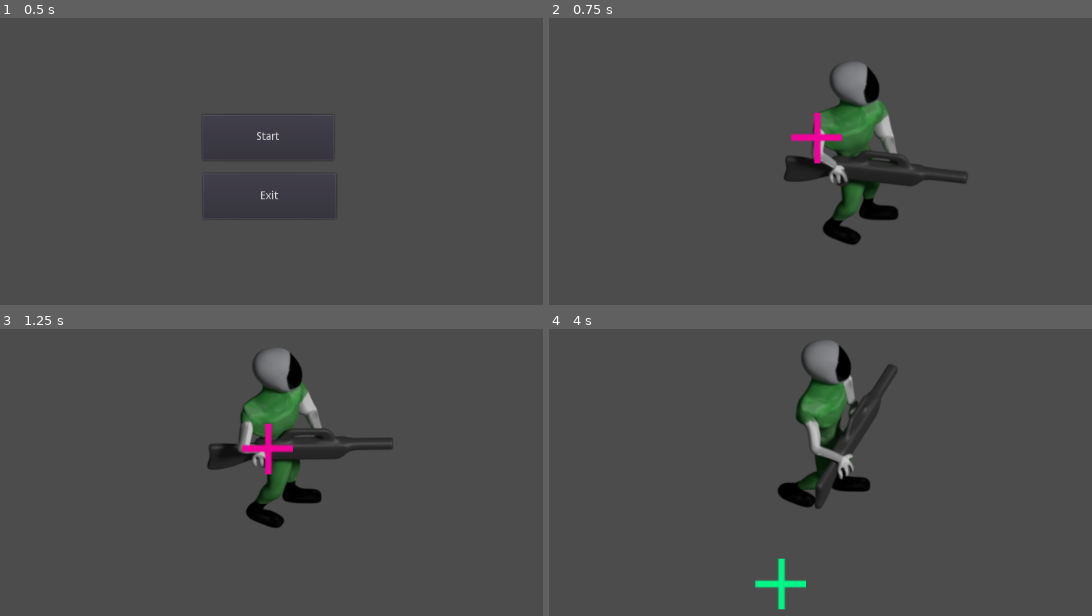
Above: before the commit, frames 1-4 (two rows, left to right).
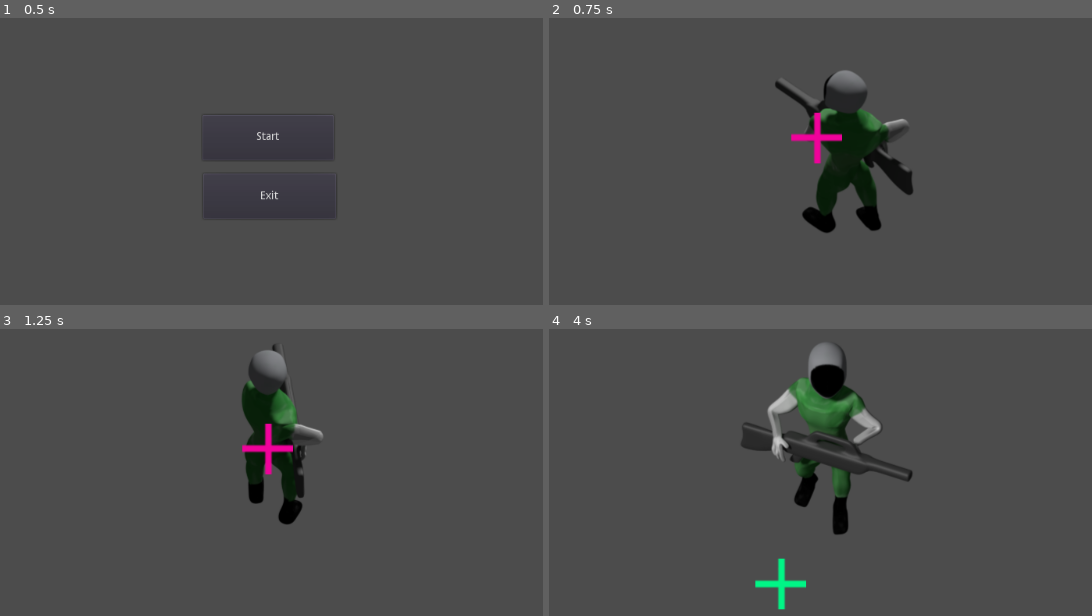
Above: after the commit, the same moments.

Repository: z80/iland
Game: Godot game, scene res://menus/2d_menu.tscn
The game is run twice, just before and just after one commit, with the same random seed, the same clock (stepped at 60 frames per second) and the same inputs.
Inputs (mouse positions are in pixels of both pictures, inside the frame that each line leads up to):
- Up to frame 1 (0.5 s): no input
- Up to frame 2 (0.75 s): click "Start" at 0.5 s
- Up to frame 3 (1.25 s): no input
- Up to frame 4 (4 s): move the mouse to (999, 466) at 1.27 s; hold Right (ui_right) 1.28-2.03 s; move the mouse to (663, 512) at 2.02 s; hold Down (ui_down) 2.03-2.78 s; move the mouse to (901, 386) at 2.77 s; hold Right (ui_right) 2.78-3.53 s; move the mouse to (782, 584) at 3.52 s; hold Up (ui_up) from 3.53 s (still down)

Frame 1 is identical in both runs. In frame 2, 7.1% of the frame differs, in the area x 41-78%, y 15-80%; in frame 3, 6.1%; in frame 4, 6.5%.

Commit message:
a

Diff:
--- a/project/player/Player.gd
+++ b/project/player/Player.gd
@@ -39,14 +39,50 @@
 		new_anim = ANIM_WALK
 	else:
 		new_anim = ANIM_IDLE
-	if ( anim != new_anim ):
+	var update_animation = false
+	var new_dir = _compute_dir()
+	if ( dir != new_dir ):
+		update_animation = true
+		dir = new_dir
+	if ( update_animation or (anim != new_anim) ):
 		anim = new_anim
+		var dir_stri = null
+		if ( dir == DIR_000 ):
+			dir_stri = '_000'
+		elif ( dir == DIR_045 ):
+			dir_stri = '_045'
+		elif ( dir == DIR_090 ):
+			dir_stri = '_090'
+		elif ( dir == DIR_135 ):
+			dir_stri = '_135'
+		elif ( dir == DIR_180 ):
+			dir_stri = '_180'
+		elif ( dir == DIR_225 ):
+			dir_stri = '_225'
+		elif ( dir == DIR_270 ):
+			dir_stri = '_270'
+		elif ( dir == DIR_315 ):
+			dir_stri = '_315'
+		else:
+			new_dir = _compute_dir()
 		if ( anim == ANIM_WALK ):
-			$AnimatedSprite.animation = 'Walk_000'
+			$AnimatedSprite.animation = 'Walk' + dir_stri
 		elif ( anim == ANIM_IDLE ):
-			$AnimatedSprite.animation = 'Idle_000'
+			$AnimatedSprite.animation = 'Idle' + dir_stri
 	#$AnimatedSprite.play()
 	v.y *= 0.5
 	v *= move_speed
 	print( "v: ", v )
 	move_and_slide( v )
+
+
+func _compute_dir():
+	var c_at = crosshair.position
+	var p_at = position
+	var a = c_at - p_at
+	var angle = atan2( a.y, a.x )
+	var _pi_4 = PI*0.25
+	var d = int(round( angle / _pi_4 ))
+	if ( d < 0 ):
+		d += 8
+	return d
--- a/project/player/Player.tscn
+++ b/project/player/Player.tscn
@@ -7,13 +7,96 @@
 [ext_resource path="res://player/sprites/Walk_000_3.png" type="Texture" id=5]
 [ext_resource path="res://player/sprites/Idle_000_0.png" type="Texture" id=6]
 [ext_resource path="res://player/sprites/Idle_000_3.png" type="Texture" id=7]
-[ext_resource path="res://player/sprites/Fire_000_2.png" type="Texture" id=8]
+[ext_resource path="res://player/sprites/Idle_180_0.png" type="Texture" id=8]
 [ext_resource path="res://player/sprites/Idle_000_1.png" type="Texture" id=9]
 [ext_resource path="res://player/sprites/Fire_000_0.png" type="Texture" id=10]
 [ext_resource path="res://player/sprites/Idle_000_2.png" type="Texture" id=11]
 [ext_resource path="res://player/sprites/Idle_000_4.png" type="Texture" id=12]
 [ext_resource path="res://player/sprites/Walk_000_4.png" type="Texture" id=13]
 [ext_resource path="res://player/sprites/Fire_000_1.png" type="Texture" id=14]
+[ext_resource path="res://player/sprites/Idle_135_4.png" type="Texture" id=15]
+[ext_resource path="res://player/sprites/Idle_090_2.png" type="Texture" id=16]
+[ext_resource path="res://player/sprites/Fire_045_0.png" type="Texture" id=17]
+[ext_resource path="res://player/sprites/Fire_090_0.png" type="Texture" id=18]
+[ext_resource path="res://player/sprites/Fire_180_0.png" type="Texture" id=19]
+[ext_resource path="res://player/sprites/Fire_270_0.png" type="Texture" id=20]
+[ext_resource path="res://player/sprites/Fire_045_1.png" type="Texture" id=21]
+[ext_resource path="res://player/sprites/Fire_135_1.png" type="Texture" id=22]
+[ext_resource path="res://player/sprites/Fire_225_0.png" type="Texture" id=23]
+[ext_resource path="res://player/sprites/Fire_225_1.png" type="Texture" id=24]
+[ext_resource path="res://player/sprites/Fire_315_0.png" type="Texture" id=25]
+[ext_resource path="res://player/sprites/Fire_315_1.png" type="Texture" id=26]
+[ext_resource path="res://player/sprites/Fire_135_0.png" type="Texture" id=27]
+[ext_resource path="res://player/sprites/Fire_090_1.png" type="Texture" id=28]
+[ext_resource path="res://player/sprites/Fire_270_1.png" type="Texture" id=29]
+[ext_resource path="res://player/sprites/Fire_180_1.png" type="Texture" id=30]
+[ext_resource path="res://player/sprites/Idle_045_0.png" type="Texture" id=31]
+[ext_resource path="res://player/sprites/Idle_090_1.png" type="Texture" id=32]
+[ext_resource path="res://player/sprites/Idle_045_1.png" type="Texture" id=33]
+[ext_resource path="res://player/sprites/Idle_045_3.png" type="Texture" id=34]
+[ext_resource path="res://player/sprites/Idle_090_0.png" type="Texture" id=35]
+[ext_resource path="res://player/sprites/Idle_045_2.png" type="Texture" id=36]
+[ext_resource path="res://player/sprites/Idle_045_4.png" type="Texture" id=37]
+[ext_resource path="res://player/sprites/Idle_225_1.png" type="Texture" id=38]
+[ext_resource path="res://player/sprites/Idle_270_2.png" type="Texture" id=39]
+[ext_resource path="res://player/sprites/Idle_270_3.png" type="Texture" id=40]
+[ext_resource path="res://player/sprites/Idle_315_4.png" type="Texture" id=41]
+[ext_resource path="res://player/sprites/Walk_090_3.png" type="Texture" id=42]
+[ext_resource path="res://player/sprites/Walk_090_4.png" type="Texture" id=43]
+[ext_resource path="res://player/sprites/Walk_135_0.png" type="Texture" id=44]
+[ext_resource path="res://player/sprites/Walk_135_1.png" type="Texture" id=45]
+[ext_resource path="res://player/sprites/Walk_135_2.png" type="Texture" id=46]
+[ext_resource path="res://player/sprites/Idle_315_0.png" type="Texture" id=47]
+[ext_resource path="res://player/sprites/Idle_270_4.png" type="Texture" id=48]
+[ext_resource path="res://player/sprites/Walk_045_0.png" type="Texture" id=49]
+[ext_resource path="res://player/sprites/Idle_180_3.png" type="Texture" id=50]
+[ext_resource path="res://player/sprites/Idle_225_0.png" type="Texture" id=51]
+[ext_resource path="res://player/sprites/Idle_225_2.png" type="Texture" id=52]
+[ext_resource path="res://player/sprites/Idle_270_1.png" type="Texture" id=53]
+[ext_resource path="res://player/sprites/Walk_090_1.png" type="Texture" id=54]
+[ext_resource path="res://player/sprites/Idle_270_0.png" type="Texture" id=55]
+[ext_resource path="res://player/sprites/Idle_225_3.png" type="Texture" id=56]
+[ext_resource path="res://player/sprites/Walk_045_1.png" type="Texture" id=57]
+[ext_resource path="res://player/sprites/Walk_090_2.png" type="Texture" id=58]
+[ext_resource path="res://player/sprites/Idle_180_2.png" type="Texture" id=59]
+[ext_resource path="res://player/sprites/Walk_045_2.png" type="Texture" id=60]
+[ext_resource path="res://player/sprites/Walk_135_3.png" type="Texture" id=61]
+[ext_resource path="res://player/sprites/Idle_315_3.png" type="Texture" id=62]
+[ext_resource path="res://player/sprites/Walk_045_3.png" type="Texture" id=63]
+[ext_resource path="res://player/sprites/Idle_180_4.png" type="Texture" id=64]
+[ext_resource path="res://player/sprites/Walk_090_0.png" type="Texture" id=65]
+[ext_resource path="res://player/sprites/Idle_315_1.png" type="Texture" id=66]
+[ext_resource path="res://player/sprites/Idle_225_4.png" type="Texture" id=67]
+[ext_resource path="res://player/sprites/Idle_315_2.png" type="Texture" id=68]
+[ext_resource path="res://player/sprites/Walk_045_4.png" type="Texture" id=69]
+[ext_resource path="res://player/sprites/Walk_180_3.png" type="Texture" id=70]
+[ext_resource path="res://player/sprites/Walk_315_3.png" type="Texture" id=71]
+[ext_resource path="res://player/sprites/Walk_315_2.png" type="Texture" id=72]
+[ext_resource path="res://player/sprites/Walk_225_4.png" type="Texture" id=73]
+[ext_resource path="res://player/sprites/Walk_180_0.png" type="Texture" id=74]
+[ext_resource path="res://player/sprites/Walk_315_0.png" type="Texture" id=75]
+[ext_resource path="res://player/sprites/Walk_315_1.png" type="Texture" id=76]
+[ext_resource path="res://player/sprites/Walk_315_4.png" type="Texture" id=77]
+[ext_resource path="res://player/sprites/Walk_270_2.png" type="Texture" id=78]
+[ext_resource path="res://player/sprites/Walk_225_2.png" type="Texture" id=79]
+[ext_resource path="res://player/sprites/Walk_135_4.png" type="Texture" id=80]
+[ext_resource path="res://player/sprites/Walk_180_1.png" type="Texture" id=81]
+[ext_resource path="res://player/sprites/Walk_180_4.png" type="Texture" id=82]
+[ext_resource path="res://player/sprites/Walk_225_0.png" type="Texture" id=83]
+[ext_resource path="res://player/sprites/Walk_180_2.png" type="Texture" id=84]
+[ext_resource path="res://player/sprites/Walk_270_3.png" type="Texture" id=85]
+[ext_resource path="res://player/sprites/Walk_270_0.png" type="Texture" id=86]
+[ext_resource path="res://player/sprites/Walk_225_3.png" type="Texture" id=87]
+[ext_resource path="res://player/sprites/Walk_270_1.png" type="Texture" id=88]
+[ext_resource path="res://player/sprites/Walk_225_1.png" type="Texture" id=89]
+[ext_resource path="res://player/sprites/Walk_270_4.png" type="Texture" id=90]
+[ext_resource path="res://player/sprites/Idle_135_2.png" type="Texture" id=91]
+[ext_resource path="res://player/sprites/Idle_135_1.png" type="Texture" id=92]
+[ext_resource path="res://player/sprites/Idle_135_3.png" type="Texture" id=93]
+[ext_resource path="res://player/sprites/Idle_135_0.png" type="Texture" id=94]
+[ext_resource path="res://player/sprites/Idle_090_3.png" type="Texture" id=95]
+[ext_resource path="res://player/sprites/Idle_090_4.png" type="Texture" id=96]
+[ext_resource path="res://player/sprites/Idle_180_1.png" type="Texture" id=97]
 
 [sub_resource type="SpriteFrames" id=1]
 animations = [ {
@@ -22,7 +105,7 @@
 "name": "Walk_000",
 "speed": 7.0
 }, {
-"frames": [ ExtResource( 10 ), ExtResource( 14 ), ExtResource( 8 ) ],
+"frames": [ ExtResource( 10 ), ExtResource( 14 ) ],
 "loop": true,
 "name": "Fire_000",
 "speed": 10.0
@@ -30,6 +113,111 @@
 "frames": [ ExtResource( 6 ), ExtResource( 9 ), ExtResource( 11 ), ExtResource( 7 ), ExtResource( 12 ) ],
 "loop": true,
 "name": "Idle_000",
+"speed": 5.0
+}, {
+"frames": [ ExtResource( 23 ), ExtResource( 24 ) ],
+"loop": true,
+"name": "Fire_225",
+"speed": 5.0
+}, {
+"frames": [ ExtResource( 51 ), ExtResource( 38 ), ExtResource( 52 ), ExtResource( 56 ), ExtResource( 67 ) ],
+"loop": true,
+"name": "Idle_225",
+"speed": 5.0
+}, {
+"frames": [ ExtResource( 74 ), ExtResource( 81 ), ExtResource( 84 ), ExtResource( 70 ), ExtResource( 82 ) ],
+"loop": true,
+"name": "Walk_180",
+"speed": 5.0
+}, {
+"frames": [ ExtResource( 75 ), ExtResource( 76 ), ExtResource( 72 ), ExtResource( 71 ), ExtResource( 77 ) ],
+"loop": true,
+"name": "Walk_315",
+"speed": 5.0
+}, {
+"frames": [ ExtResource( 19 ), ExtResource( 30 ) ],
+"loop": true,
+"name": "Fire_180",
+"speed": 5.0
+}, {
+"frames": [ ExtResource( 86 ), ExtResource( 88 ), ExtResource( 78 ), ExtResource( 85 ), ExtResource( 90 ) ],
+"loop": true,
+"name": "Walk_270",
+"speed": 5.0
+}, {
+"frames": [ ExtResource( 83 ), ExtResource( 89 ), ExtResource( 79 ), ExtResource( 87 ), ExtResource( 73 ) ],
+"loop": true,
+"name": "Walk_225",
+"speed": 5.0
+}, {
+"frames": [ ExtResource( 44 ), ExtResource( 45 ), ExtResource( 46 ), ExtResource( 61 ), ExtResource( 80 ) ],
+"loop": true,
+"name": "Walk_135",
+"speed": 5.0
+}, {
+"frames": [ ExtResource( 25 ), ExtResource( 26 ) ],
+"loop": true,
+"name": "Fire_315",
+"speed": 5.0
+}, {
+"frames": [ ExtResource( 20 ), ExtResource( 29 ) ],
+"loop": true,
+"name": "Fire_270",
+"speed": 5.0
+}, {
+"frames": [ ExtResource( 18 ), ExtResource( 28 ) ],
+"loop": true,
+"name": "Fire_090",
+"speed": 5.0
+}, {
+"frames": [ ExtResource( 31 ), ExtResource( 33 ), ExtResource( 36 ), ExtResource( 34 ), ExtResource( 37 ) ],
+"loop": true,
+"name": "Idle_045",
+"speed": 5.0
+}, {
+"frames": [ ExtResource( 94 ), ExtResource( 92 ), ExtResource( 91 ), ExtResource( 93 ), ExtResource( 15 ) ],
+"loop": true,
+"name": "Idle_135",
+"speed": 5.0
+}, {
+"frames": [ ExtResource( 17 ), ExtResource( 21 ) ],
+"loop": true,
+"name": "Fire_045",
+"speed": 5.0
+}, {
+"frames": [ ExtResource( 35 ), ExtResource( 32 ), ExtResource( 16 ), ExtResource( 95 ), ExtResource( 96 ) ],
+"loop": true,
+"name": "Idle_090",
+"speed": 5.0
+}, {
+"frames": [ ExtResource( 8 ), ExtResource( 97 ), ExtResource( 59 ), ExtResource( 50 ), ExtResource( 64 ) ],
+"loop": true,
+"name": "Idle_180",
+"speed": 5.0
+}, {
+"frames": [ ExtResource( 55 ), ExtResource( 53 ), ExtResource( 39 ), ExtResource( 40 ), ExtResource( 48 ) ],
+"loop": true,
+"name": "Idle_270",
+"speed": 5.0
+}, {
+"frames": [ ExtResource( 47 ), ExtResource( 66 ), ExtResource( 68 ), ExtResource( 62 ), ExtResource( 41 ) ],
+"loop": true,
+"name": "Idle_315",
+"speed": 5.0
+}, {
+"frames": [ ExtResource( 27 ), ExtResource( 22 ) ],
+"loop": true,
+"name": "Fire_135",
+"speed": 5.0
+}, {
+"frames": [ ExtResource( 49 ), ExtResource( 57 ), ExtResource( 60 ), ExtResource( 63 ), ExtResource( 69 ) ],
+"loop": true,
+"name": "Walk_045",
+"speed": 5.0
+}, {
+"frames": [ ExtResource( 65 ), ExtResource( 54 ), ExtResource( 58 ), ExtResource( 42 ), ExtResource( 43 ) ],
+"loop": true,
+"name": "Walk_090",
 "speed": 5.0
 } ]
 
@@ -50,8 +238,7 @@
 
 [node name="AnimatedSprite" type="AnimatedSprite" parent="."]
 frames = SubResource( 1 )
-animation = "Idle_000"
-frame = 1
+animation = "Walk_315"
 playing = true
 offset = Vector2( 0, -100 )
 
Not shown: 1 places in project/player/Player.tscn that only renumber resources
